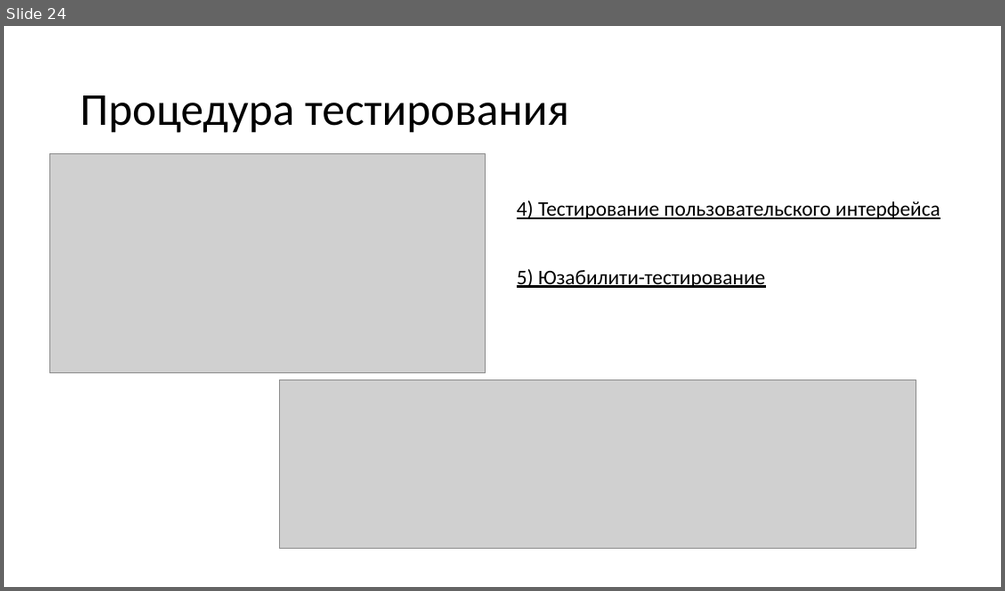
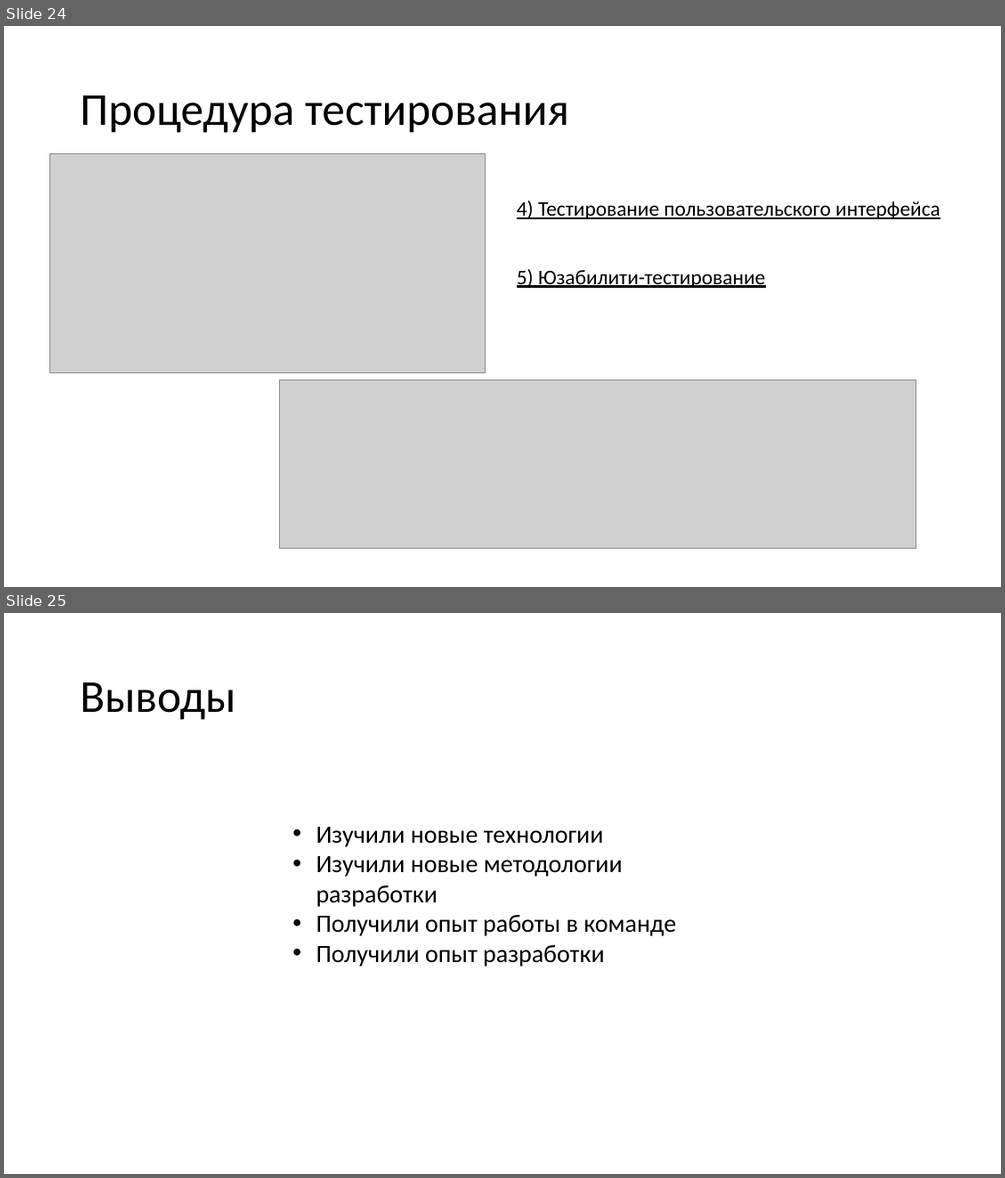
Before and after one commit to N0tilT/Timelon, a slide deck: docs/Timelon.pptx. Shown one above the other, each under a label of ours: slide 24 before the commit, slides 24 and 25 after it. The pictures are 1005x591 and 1005x1178 pixels, drawn with LibreOffice and Linux fonts; fonts in the diff are those of the drawing; grey boxes stand for pictures. Boxes give left, top, right and bottom in pixels: in the first picture for what was removed or moved away, otherwise in the second. Text is boxed around its words. In the diff, an @@ line names an element or a change of style, - is before the commit and + after.

```diff
--- a/docs/Timelon.pptx
+++ b/docs/Timelon.pptx
@@ slide 25 added at [4,613,1001,1174], background #FFFFFF @@
@@ title added at [80,682,235,720], 44 pt, text #000000 @@
+Выводы
@@ text added at [316,827,676,966], 24 pt, text #000000 @@
+• Изучили новые технологии
+• Изучили новые методологии разработки
+• Получили опыт работы в команде
+• Получили опыт разработки
```
Also in this commit, not shown: 3 slides removed.
